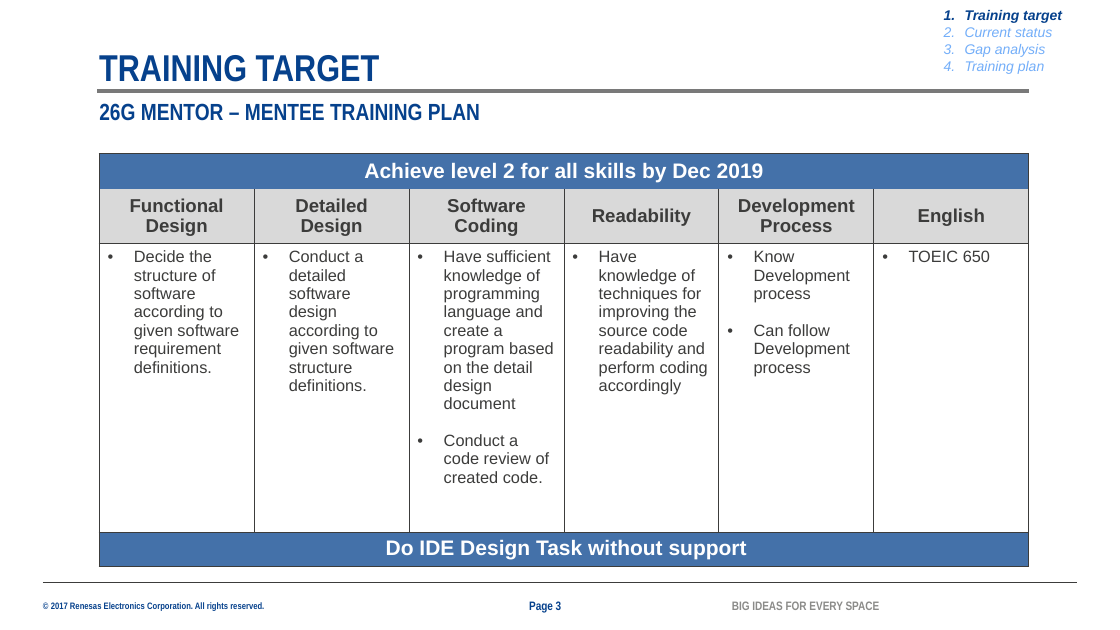
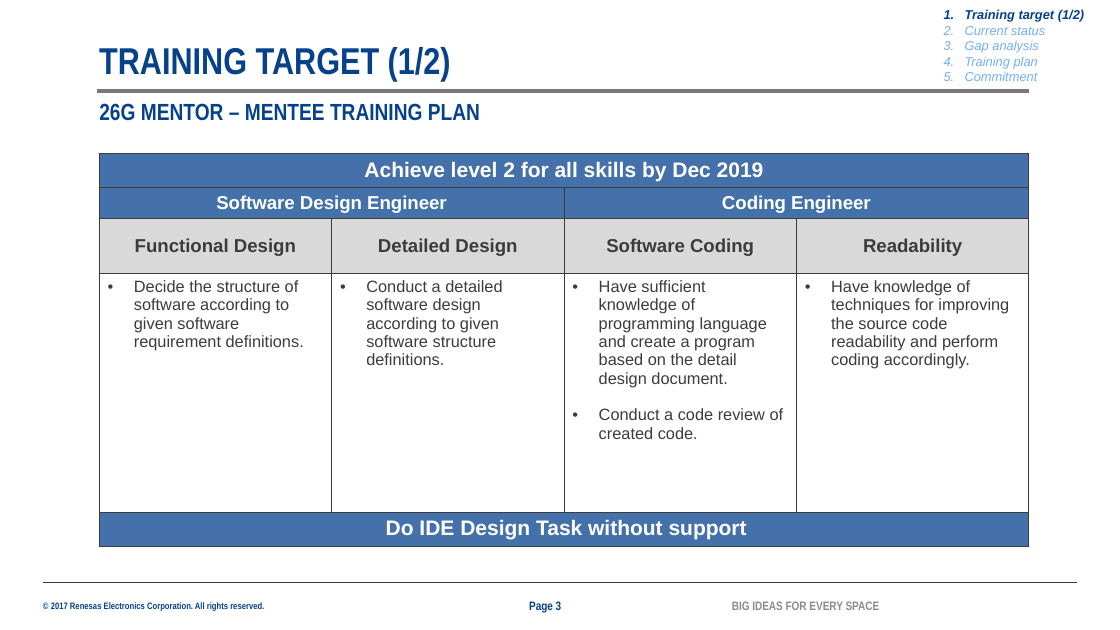
Before and after one commit to ttrunghieu201195/internaltool, a slide deck: slide 3 of [26G Mentor - Mentee][Nguyen Duong][2044].pptx. Drawn at 1120x630 pixels with LibreOffice and Linux fonts; fonts in the diff are those of the drawing; background and template pictures are left out. Boxes give left, top, right and bottom in pixels: in the first picture for what was removed or moved away, otherwise in the second. Text is boxed around its words. In the diff, an @@ line names an element or a change of style, - is before the commit and + after.

```diff
--- a/[26G Mentor - Mentee][Nguyen Duong][2044].pptx
+++ b/[26G Mentor - Mentee][Nguyen Duong][2044].pptx
@@ text at <box>965,9,1084,22</box>: text changed; size 12 to 11 pt @@
-1. Training target
+1. Training target (1/2)
@@ text at <box>965,26,1045,68</box>: size 12 to 11 pt in "Current status", "Gap analysis", "Training plan" @@
@@ title at <box>99,47,451,81</box>: text changed @@
-TRAINING TARGET
+TRAINING TARGET (1/2)
@@ text at <box>965,72,1038,81</box>: paragraph added @@
+5. Commitment
@@ table at <box>99,154,1030,546</box> @@
-Achieve level 2 for all skills by Dec 2019 |  |  |  |  | 
-Functional Design | Detailed Design | Software Coding | Readability | Development Process | English
-Decide the structure of software according to given software requirement definitions. | Conduct a detailed software design according to given software structure definitions. | Have sufficient knowledge of programming language and create a program based on the detail design document / Conduct a code review of created code. | Have knowledge of techniques for improving the source code readability and perform coding accordingly | Know Development process / Can follow Development process | TOEIC 650
-Do IDE Design Task without support |  |  |  |  | 
+Achieve level 2 for all skills by Dec 2019 |  |  | 
+Software Design Engineer |  | Coding Engineer | 
+Functional Design | Detailed Design | Software Coding | Readability
+Decide the structure of software according to given software requirement definitions. | Conduct a detailed software design according to given software structure definitions. | Have sufficient knowledge of programming language and create a program based on the detail design document. / Conduct a code review of created code. | Have knowledge of techniques for improving the source code readability and perform coding accordingly.
+Do IDE Design Task without support |  |  | 
```
Also in this commit, not shown: 7 other slides changed, 3 slides added.
